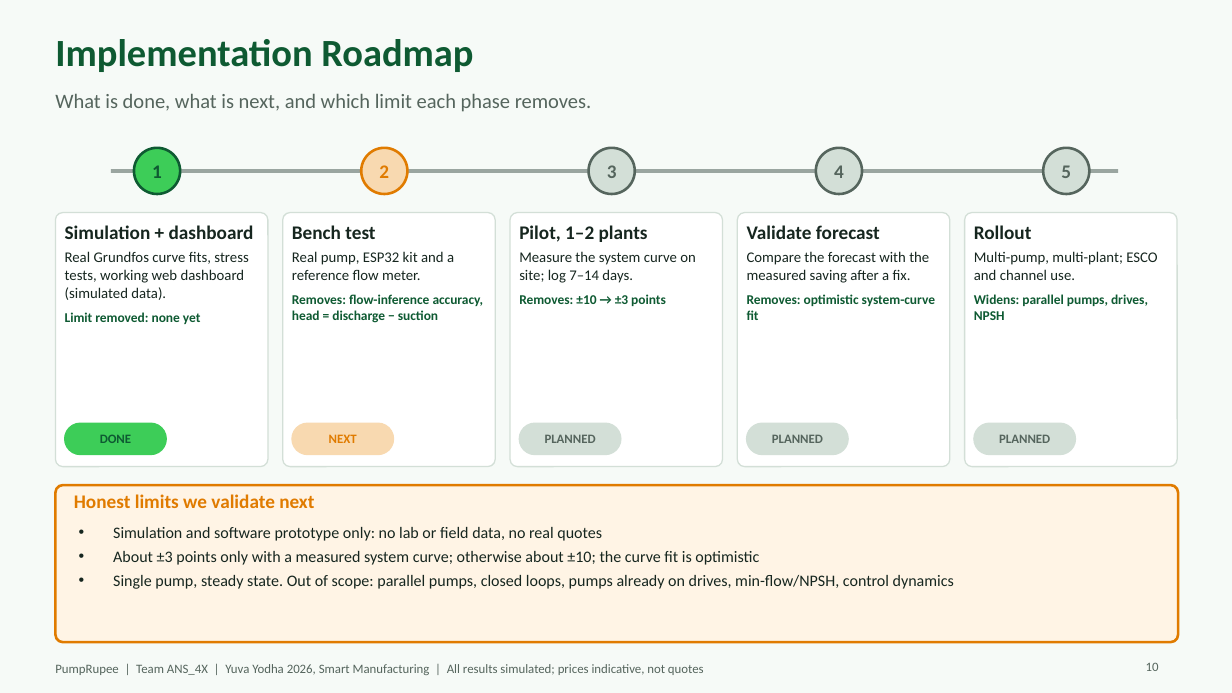
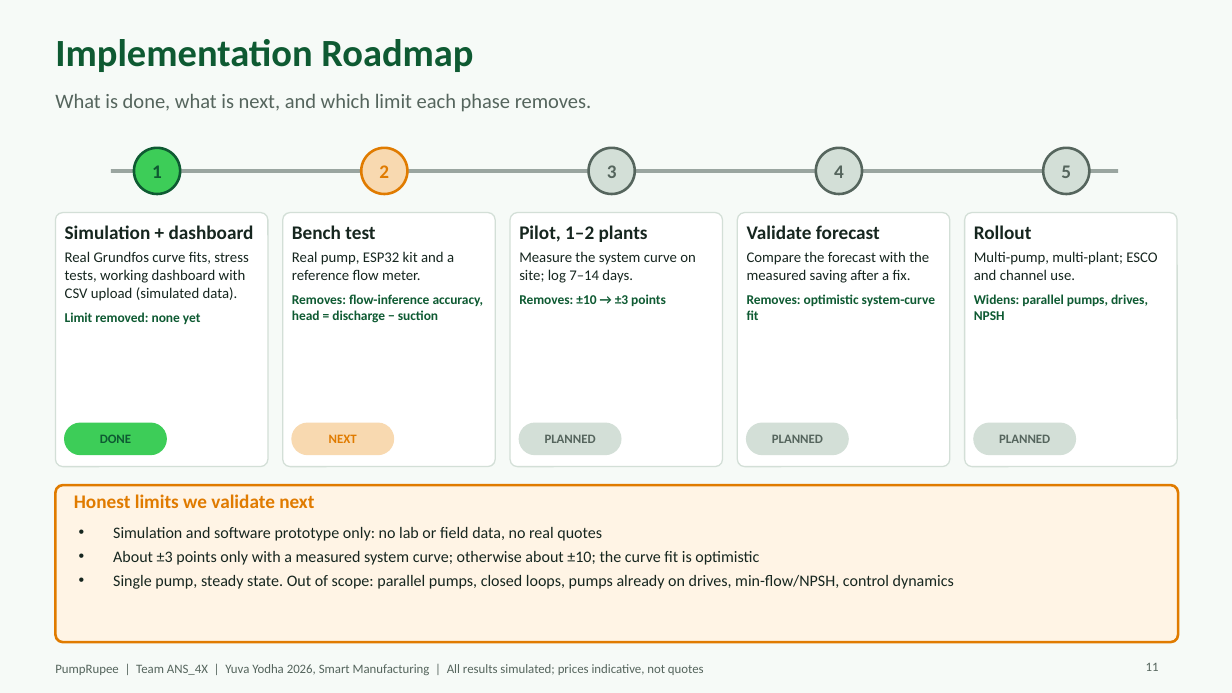
Before and after one commit to Adhi5504/Intelligent_BMS, a slide deck: slide 11 of yuva_yodha/submission/PumpRupee_ANS_4X_Yuva_Yodha_Application.pptx (slide 10 before the commit). Drawn at 1232x693 pixels with LibreOffice and Linux fonts; fonts in the diff are those of the drawing. Boxes give left, top, right and bottom in pixels: in the first picture for what was removed or moved away, otherwise in the second. Text is boxed around its words. In the diff, an @@ line names an element or a change of style, - is before the commit and + after.

```diff
--- a/yuva_yodha/submission/PumpRupee_ANS_4X_Yuva_Yodha_Application.pptx
+++ b/yuva_yodha/submission/PumpRupee_ANS_4X_Yuva_Yodha_Application.pptx
@@ text at (65, 251, 248, 301): text changed @@
-Real Grundfos curve fits, stress tests, working web dashboard (simulated data).
+Real Grundfos curve fits, stress tests, working dashboard with CSV upload (simulated data).
@@ page number at (1146, 663, 1159, 671): text changed @@
-10
+11
```
Also in this commit, not shown: 3 other slides changed, 1 slide added, 17 other files.
